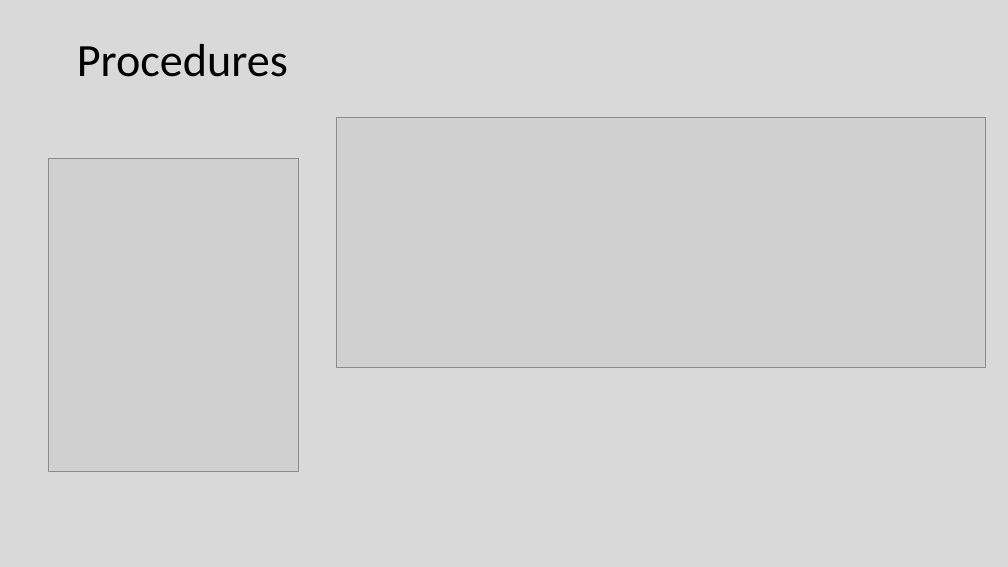
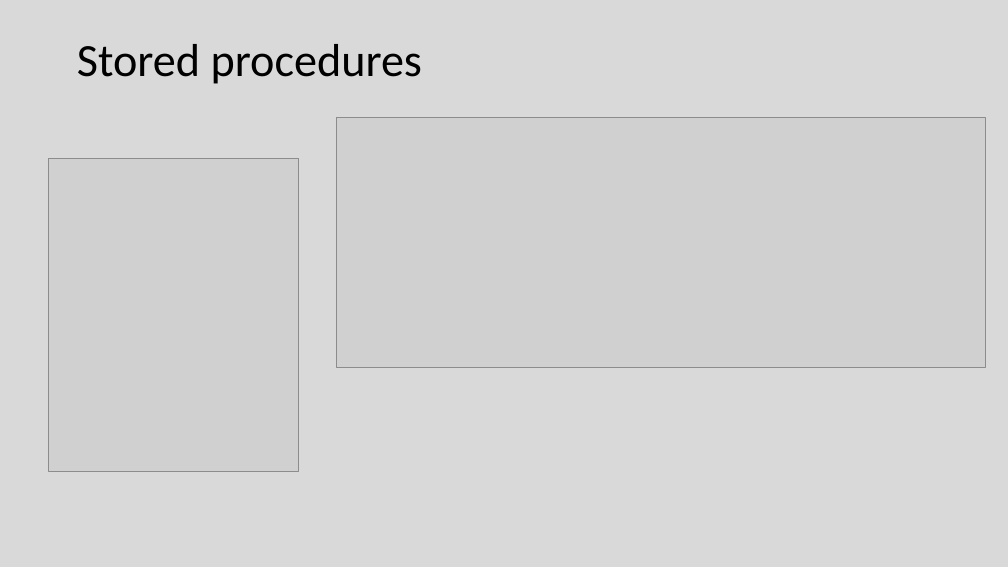
Before and after one commit to PlesovszkiIstvan/TMTK_enjoyer_vizsgaremek, a slide deck: slide 16 of Dokumentáciok/ISABIKE.pptx (slide 14 before the commit). Drawn at 1008x567 pixels with LibreOffice and Linux fonts; fonts in the diff are those of the drawing; grey boxes stand for pictures. Boxes give left, top, right and bottom in pixels: in the first picture for what was removed or moved away, otherwise in the second. Text is boxed around its words. In the diff, an @@ line names an element or a change of style, - is before the commit and + after.

```diff
--- a/Dokumentáciok/ISABIKE.pptx
+++ b/Dokumentáciok/ISABIKE.pptx
@@ title at (77, 44, 422, 84): text changed @@
-Procedures
+Stored procedures
```
Also in this commit, not shown: 1 other slide changed, 3 slides added, 2 slides removed.
